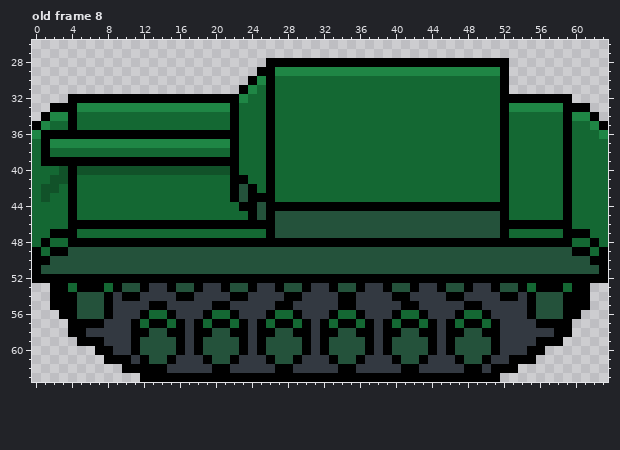
Edited in one commit: pixel-art file (Assets/Tank.aseprite). That is the earlier state.
64x64 pixels, 8 frames. Colours within 5 levels of each other are drawn and written as one. Shown: old frame 8: x 0..63, y 26..63. The commit also changed other frames, which this record leaves out.
New version:
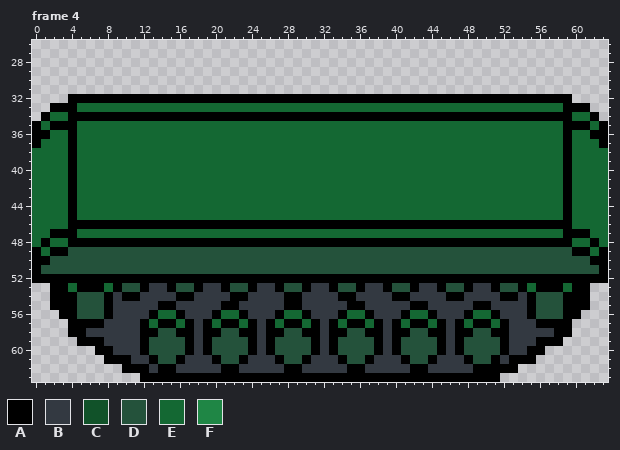
Palette (. is transparent): A #000000  B #333941  C #115229  D #24523b  E #146833  F #1f8645
A new or re-ordered frame is compared with the old frame closest to it.
Change:
layer "Droite" now shown
frames re-ordered
Changed rows in their new state; - is an unchanged pixel.
Frame 4 against old frame 8, layer "Gauche":
first column x 0:
28 --------------------------...........................-----------
29 -------------------------............................-----------
30 ------------------------.............................-----------
31 -----------------------..............................-----------
32 -----------------------AAA-AAAAAAAAAAAAAAAAAAAAAAAAA------------
33 -----EEEEEEEEEEEEEEEEEE---E-------------------------EEEEEEE-----
34 --EE-AAAAAAAAAAAAAAAAA-AAA-AAAAAAAAAAAAAAAAAAAAAAAAA-AAAAAA-EE--
35 -EAA------------------E---E-------------------------E-------AAE-
36 A-EE-EEEEEEEEEEEEEEEEEE---E-------------------------E---------AA
37 AEEEAEEEEEEEEEEEEEEEEEE---E-------------------------E----------A
38 -E--A-----------------E---E-------------------------E-----------
39 -EEE-EEEEEEEEEEEEEEEEEE---E-------------------------E-----------
40 ---E-EEEEEEEEEEEEEEEEEE---E-------------------------E-----------
41 --EE------------------EE--E-------------------------E-----------
42 -EE-------------------EEE-E-------------------------E-----------
43 -E--------------------EEEEE-------------------------E-----------
44 -----------------------EEEEEEEEEEEEEEEEEEEEEEEEEEEEEE-----------
45 ------------------------EEEEEEEEEEEEEEEEEEEEEEEEEEEEE-----------
46 ---------------------------AAAAAAAAAAAAAAAAAAAAAAAAA------------
47 --------------------------EEEEEEEEEEEEEEEEEEEEEEEEEEE-----------
first column x 11:
55 --B-A----B-A----B-A----B-A----B-A----B-A--
56 -BA-EA--BA-EA--BA-EA--BA-EA--BA-EA--BA-EA-
57 BAE-AEABAE-AEABAE-AEABAE-AEABAE-AEABAE-AEA
58 B-A-D-AB-A-D-AB-A-D-AB-A-D-AB-A-D-AB-A-D-A
59 BA---DABA---DABA---DABA---DABA---DABA---DA
60 BA---DABA---DABA---DABA---DABA---DABA---DA
61 -BA-DA--BA-DA--BA-DA--BA-DA--BA-DA--BA-DA-
62 --B-A----B-A----B-A----B-A----B-A----B-A--
Pixel boxes of the changes (left, top, right, bottom) in both pictures:
changed: (32, 58, 608, 238)
changed: (131, 301, 509, 373)
